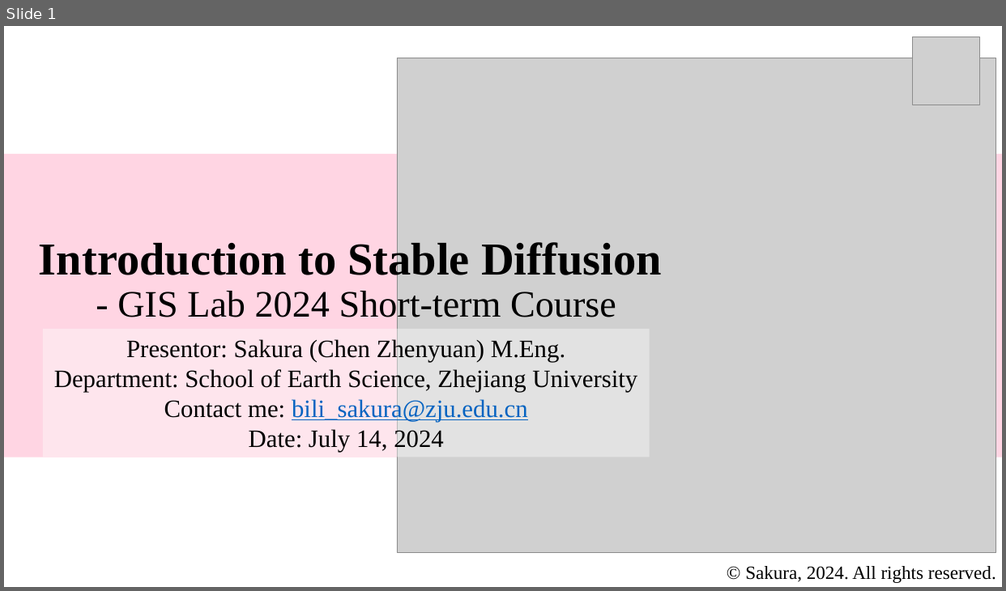
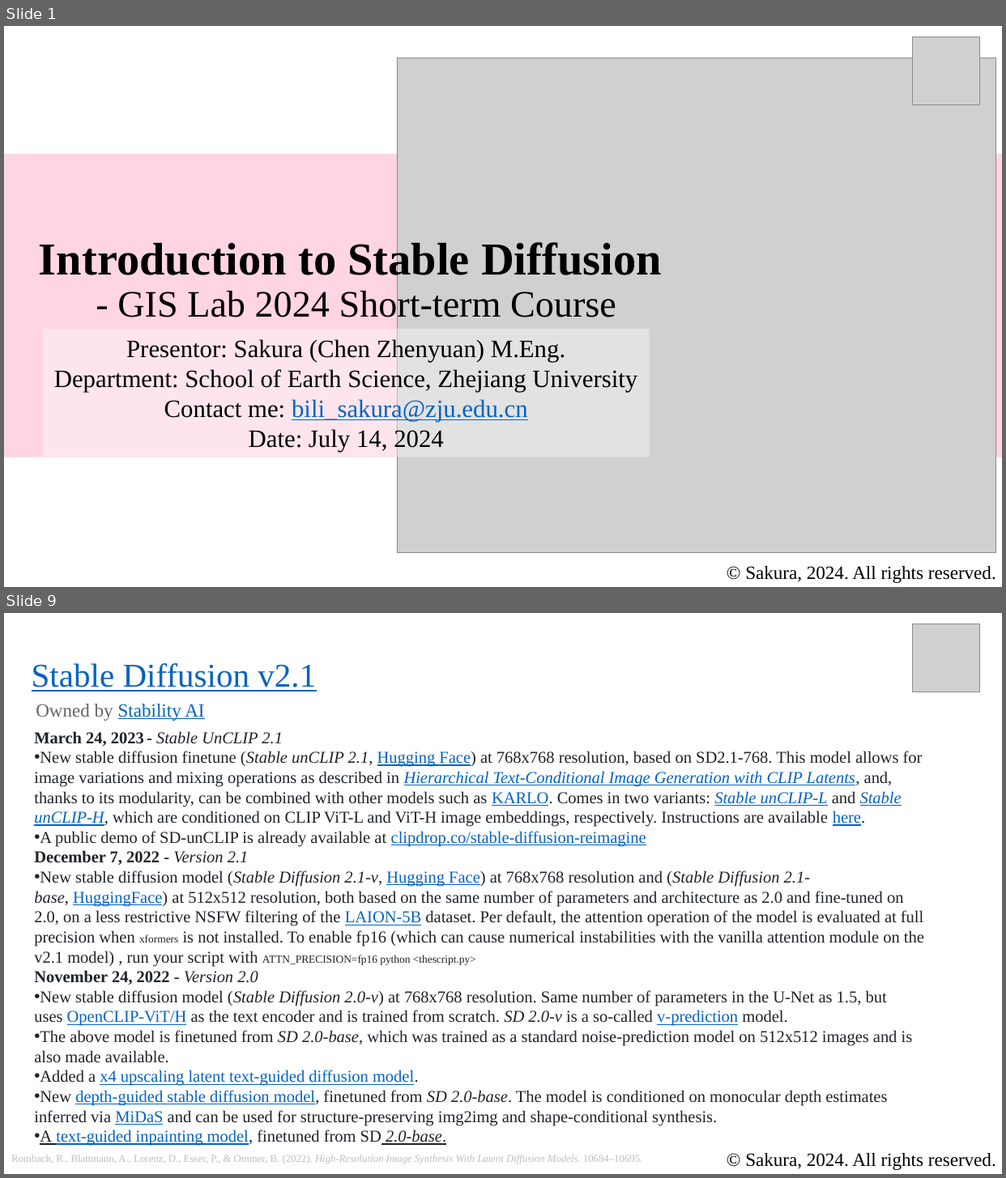
Before and after one commit to Bili-Sakura/GISLab-Short-Term-Course, a slide deck: lectures/Introduction_to_Stable_Diffusions_with_Codes.pptx. Shown one above the other, each under a label of ours: slide 1 before the commit, slides 1 and 9 after it; the slides between them are not shown. The pictures are 1006x591 and 1006x1178 pixels, drawn with LibreOffice and Linux fonts; fonts in the diff are those of the drawing; grey boxes stand for pictures. Boxes give left, top, right and bottom in pixels: in the first picture for what was removed or moved away, otherwise in the second. Text is boxed around its words. In the diff, an @@ line names an element or a change of style, - is before the commit and + after.

```diff
--- a/lectures/Introduction_to_Stable_Diffusions_with_Codes.pptx
+++ b/lectures/Introduction_to_Stable_Diffusions_with_Codes.pptx
@@ slide 9 added at (4, 613, 1002, 1174), background #FFFFFF @@
@@ picture added at (913, 624, 980, 692) @@
@@ text added at (32, 663, 316, 692), 32 pt, text #0563C1, underline @@
+  Stable Diffusion v2.1
@@ text added at (36, 704, 204, 721), 18 pt, text #0563C1, underline @@
+Owned by Stability AI
@@ text added at (34, 731, 924, 1146), 16 pt, text #1F2328 @@
+March 24, 2023 - Stable UnCLIP 2.1
+• New stable diffusion finetune (Stable unCLIP 2.1, Hugging Face) at 768x768 resolution, based on SD2.1-768. This model allows for image variations and mixing operations as described in Hierarchical Text-Conditional Image Generation with CLIP Latents, and, thanks to its modularity, can be combined with other models such as KARLO. Comes in two variants: Stable unCLIP-L and Stable unCLIP-H, which are conditioned on CLIP ViT-L and ViT-H image embeddings, respectively. Instructions are available here.
+• A public demo of SD-unCLIP is already available at clipdrop.co/stable-diffusion-reimagine
+December 7, 2022 - Version 2.1
+• New stable diffusion model (Stable Diffusion 2.1-v, Hugging Face) at 768x768 resolution and (Stable Diffusion 2.1-base, HuggingFace) at 512x512 resolution, both based on the same number of parameters and architecture as 2.0 and fine-tuned on 2.0, on a less restrictive NSFW filtering of the LAION-5B dataset. Per default, the attention operation of the model is evaluated at full precision when xformers is not installed. To enable fp16 (which can cause numerical instabilities with the vanilla attention module on the v2.1 model) , run your script with ATTN_PRECISION=fp16 python <thescript.py>
+November 24, 2022 - Version 2.0
+• New stable diffusion model (Stable Diffusion 2.0-v) at 768x768 resolution. Same number of parameters in the U-Net as 1.5, but uses OpenCLIP-ViT/H as the text encoder and is trained from scratch. SD 2.0-v is a so-called v-prediction model.
+• The above model is finetuned from SD 2.0-base, which was trained as a standard noise-prediction model on 512x512 images and is also made available.
+• Added a x4 upscaling latent text-guided diffusion model.
+• New depth-guided stable diffusion model, finetuned from SD 2.0-base. The model is conditioned on monocular depth estimates inferred via MiDaS and can be used for structure-preserving img2img and shape-conditional synthesis.
+• A text-guided inpainting model, finetuned from SD 2.0-base.
@@ text added at (11, 1155, 643, 1165), 10 pt, text #BFBFBF @@
+Rombach, R., Blattmann, A., Lorenz, D., Esser, P., & Ommer, B. (2022). High-Resolution Image Synthesis With Latent Diffusion Models. 10684–10695.
@@ text added at (745, 1153, 996, 1170), 18 pt, text #000000 @@
+© Sakura, 2024. All rights reserved.
```
Also in this commit, not shown: 3 slides changed, 13 other slides added, 1 slide removed, 2 other files.
